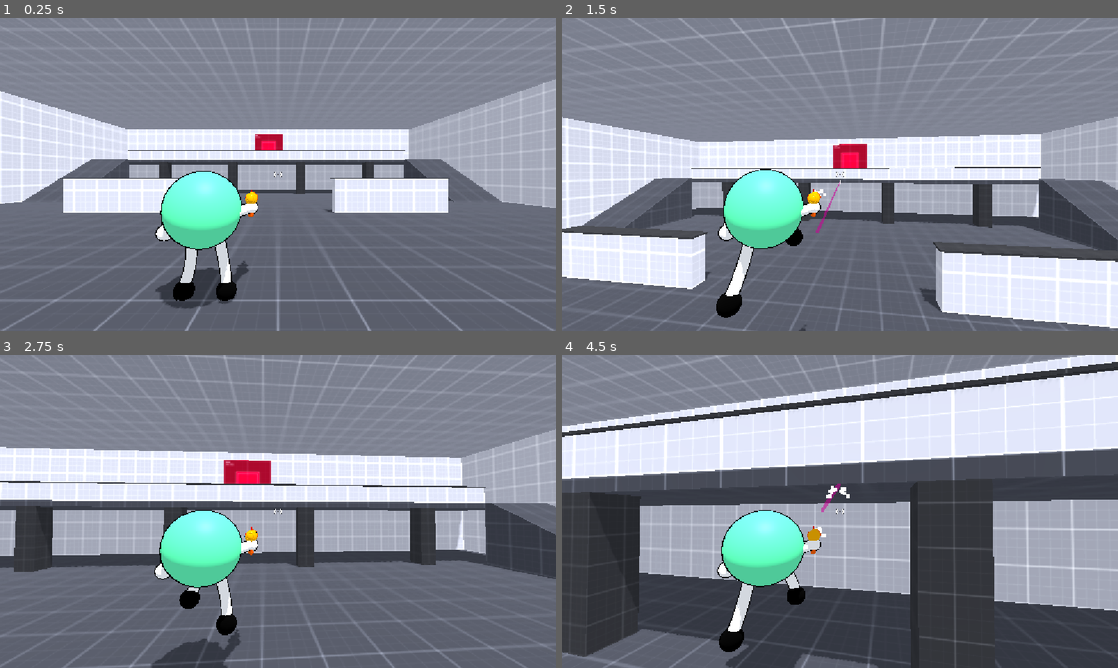
Above: before the commit, frames 1-4 (two rows, left to right).
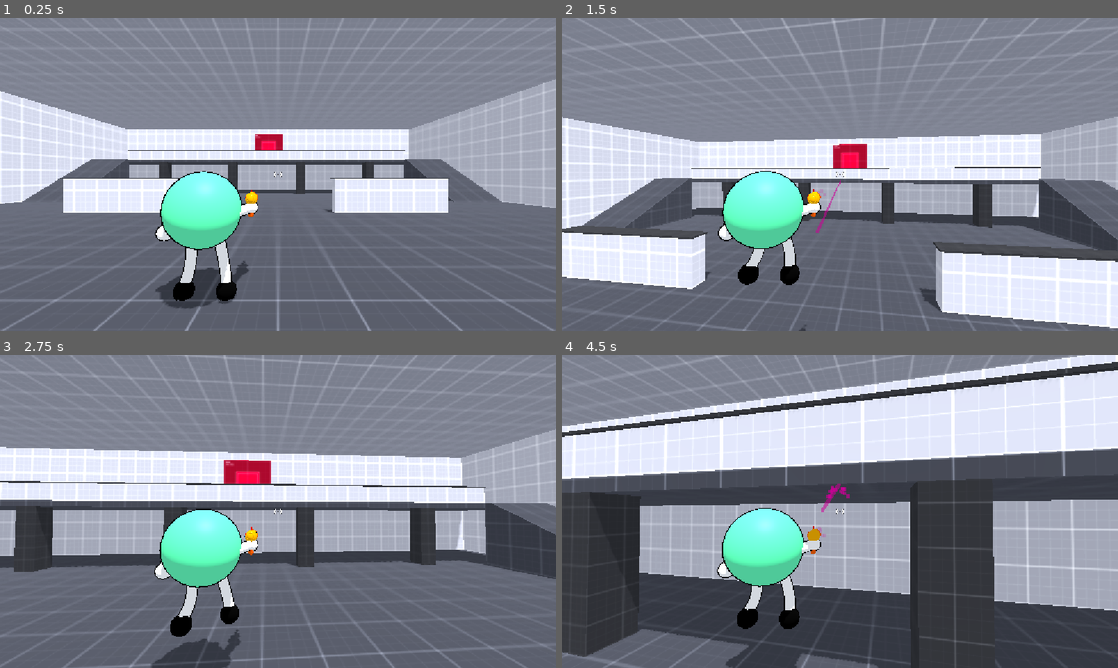
Above: after the commit, the same moments.

Repository: ar-bh/Swap-City
Game: Godot game, scene res://levels/superhot_arena.tscn
Same seed, same stepped clock (60 frames per second), same inputs: the game is played once before the commit and once after it.
Inputs (mouse positions are in pixels of both pictures, inside the frame that each line leads up to):
- Up to frame 1 (0.25 s): no input
- Up to frame 2 (1.5 s): tap Enter at 0.5 s; move the mouse to (867, 174) at 0.52 s; hold W (move_forward) from 0.53 s (still down); tap Space (jump) at 0.6, 0.77, 1.07 s; move the mouse to (812, 174) at 1.27 s; click (812, 174) at 1.35 s
- Up to frame 3 (2.75 s): keep holding W (move_forward); tap Space (jump) at 1.52, 1.55, 1.82, 2.3 s; move the mouse to (289, 505) at 2.02 s; tap Alt at 2.1 s
- Up to frame 4 (4.5 s): keep holding W (move_forward); move the mouse to (834, 517) at 2.77 s; tap Shift at 2.85 s; tap Space (jump) at 3.02, 3.05, 3.32, 3.6, 3.77, 4.07 s; move the mouse to (878, 514) at 3.52 s; move the mouse to (795, 508) at 4.27 s; click (795, 508) at 4.35 s

The runs differ from the first frame. In frame 1, less than 0.1% of the frame differs, in the area x 28-44%, y 48-92%; in frame 2, 1.5%; in frame 3, 0.9%; in frame 4, 1.6%, in the area x 28-52%, y 41-100%.

Commit message:
better legs jumping and fixed gun particle effects + import of enemy blob model

Diff:
--- a/player/legs.gd
+++ b/player/legs.gd
@@ -14,9 +14,8 @@
 @export_group("Air Pose")
 @export var foot_spring := 80.0
 @export var foot_damping := 6.0
-@export var air_kick := 6.0
-@export var air_tuck := 1.2
-@export var air_trail := 0.8
+@export var air_kick := 1.5
+@export var air_tuck := 0.35
 @export var land_time := 0.06
 
 var _body: CharacterBody3D
@@ -24,7 +23,6 @@
 var _right_tween: Tween
 var _step_left := true
 var _airborne := false
-var _left_leads := true
 var _left_foot_vel := Vector3.ZERO
 var _right_foot_vel := Vector3.ZERO
 var _thickness_applied := 999.0
@@ -82,8 +80,8 @@
 			_begin_flop()
 		left_foot_target.global_position += left_shift
 		right_foot_target.global_position += right_shift
-		_left_foot_vel = _flop_foot(left_foot_target, _air_goal(left_constant, _left_leads), _left_foot_vel, delta)
-		_right_foot_vel = _flop_foot(right_foot_target, _air_goal(right_constant, not _left_leads), _right_foot_vel, delta)
+		_left_foot_vel = _flop_foot(left_foot_target, _air_goal(left_constant), _left_foot_vel, delta)
+		_right_foot_vel = _flop_foot(right_foot_target, _air_goal(right_constant), _right_foot_vel, delta)
 		_airborne = true
 		return
 	if _airborne:
@@ -216,29 +214,13 @@
 		_left_tween.kill()
 	if _right_tween != null:
 		_right_tween.kill()
-	var ahead := (left_foot_target.global_position - right_foot_target.global_position).dot(_air_dir())
-	if absf(ahead) < 0.05:
-		_left_leads = _step_left
-	else:
-		_left_leads = ahead > 0.0
-	_left_foot_vel = Vector3.DOWN * air_kick
-	_right_foot_vel = Vector3.DOWN * air_kick
-
-func _air_dir() -> Vector3:
-	var dir := Vector3(_body.velocity.x, 0.0, _body.velocity.z)
-	if dir.length_squared() < 0.04:
-		dir = skeleton.global_basis.z
-		dir.y = 0.0
-	return dir.normalized()
-
-func _air_goal(constant: Marker3D, lead: bool) -> Vector3:
+	_left_foot_vel = Vector3.UP * air_kick
+	_right_foot_vel = Vector3.UP * air_kick
+
+func _air_goal(constant: Marker3D) -> Vector3:
 	var rise := clampf((_body.velocity.y + 5.0) / 15.0, 0.0, 1.0)
-	var up := lerpf(0.0, 0.1, rise)
-	var fwd := lerpf(-0.15, -air_trail, rise)
-	if lead:
-		up = lerpf(0.1, air_tuck, rise)
-		fwd = lerpf(0.2, 0.7, rise)
-	return constant.global_position + Vector3.UP * up + _air_dir() * fwd
+	var up := lerpf(0.05, air_tuck, rise)
+	return constant.global_position + Vector3.UP * up
 
 func _flop_foot(target: Marker3D, goal: Vector3, vel: Vector3, delta: float) -> Vector3:
 	vel += (goal - target.global_position) * foot_spring * delta
--- a/player/player.gd
+++ b/player/player.gd
@@ -15,12 +15,6 @@
 @export var bob_rate := 10.0
 
 @export_group("Jump Feel")
-@export var jump_stretch := 0.1
-@export var land_squash := 0.12
-@export var air_stretch := 0.004
-@export var squash_limit := 0.12
-@export var squash_spring := 220.0
-@export var squash_damping := 14.0
 @export var land_dip := 0.45
 @export var dip_spring := 160.0
 @export var dip_damping := 14.0
@@ -42,11 +36,8 @@
 var _coyote := 0.0
 var _buffer := 0.0
 var _was_on_floor := true
-var _squash := 0.0
-var _squash_vel := 0.0
 var _dip := 0.0
 var _dip_vel := 0.0
-var _mesh_rest := {}
 
 @onready var _model: Node3D = $Blob
 @onready var _arm_aim: Node3D = %ArmAim
@@ -63,9 +54,6 @@
 func _ready() -> void:
 	_model_rest_y = _model.position.y
 	_model.rotation.y = _face_yaw()
-	for child in _model.get_children():
-		if child is MeshInstance3D:
-			_mesh_rest[child] = child.transform
 	_spring_arm.add_excluded_object(get_rid())
 	Input.mouse_mode = Input.MOUSE_MODE_CAPTURED
 
@@ -97,8 +85,6 @@
 		velocity.y = jump
 		_buffer = 0.0
 		_coyote = 0.0
-		_squash = jump_stretch
-		_squash_vel = 0.0
 	elif not is_on_floor():
 		var g := gravity
 		if velocity.y < 0.0:
@@ -118,31 +104,16 @@
 
 	if is_on_floor() and not _was_on_floor:
 		var impact := clampf(fall_speed / 20.0, 0.35, 1.0)
-		_squash = -land_squash * impact
-		_squash_vel = 0.0
 		_dip = -land_dip * impact
 		_dip_vel = 0.0
 	_was_on_floor = is_on_floor()
 
 	_model.rotation.y = lerp_angle(_model.rotation.y, _face_yaw(), 1.0 - exp(-turn_follow * delta))
 	_arm_aim.rotation.x = -_camera_pitch.rotation.x
-	_squash_body(delta)
 	_bob_body(delta, flat)
 
 func _face_yaw() -> float:
 	return _camera_yaw.rotation.y + PI
-
-func _squash_body(delta: float) -> void:
-	var target := 0.0
-	if not is_on_floor():
-		target = clampf(velocity.y * air_stretch, -squash_limit, squash_limit)
-	_squash_vel += (squash_spring * (target - _squash) - squash_damping * _squash_vel) * delta
-	_squash += _squash_vel * delta
-	var sy := clampf(1.0 + _squash, 1.0 - squash_limit, 1.0 + squash_limit)
-	var sx := 1.0 / sqrt(sy)
-	var squash := Transform3D(Basis.from_scale(Vector3(sx, sy, sx)), Vector3(0.0, sy - 1.0, 0.0))
-	for mesh in _mesh_rest:
-		mesh.transform = squash * _mesh_rest[mesh]
 
 func _bob_body(delta: float, move: Vector3) -> void:
 	var moving := is_on_floor() and move.length_squared() > 0.25
@@ -195,6 +166,18 @@
 	node.look_at(node.global_position + direction, up)
 
 func _play_burst(particles: GPUParticles3D) -> void:
+	var material := particles.process_material as ParticleProcessMaterial
+	material.color = Color(1, 1, 1, 1)
+	var ramp := material.color_ramp as GradientTexture1D
+	var faded := bullet_color
+	faded.a = 0.0
+	var gradient := ramp.gradient
+	gradient.colors = PackedColorArray([bullet_color, faded])
+	ramp.gradient = gradient
+	var surface := (particles.draw_pass_1 as QuadMesh).material as StandardMaterial3D
+	surface.emission_enabled = true
+	surface.emission = Color(bullet_color.r, bullet_color.g, bullet_color.b, 1.0)
+	surface.emission_energy_multiplier = 2.0
 	particles.emitting = false
 	particles.restart()
 	particles.emitting = true
--- a/player/player.tscn
+++ b/player/player.tscn
@@ -52,7 +52,7 @@
 point_count = 12
 
 [sub_resource type="Gradient" id="Gradient_muzzle"]
-colors = PackedColorArray(1, 0.8901961, 0.5411765, 1, 1, 0.8901961, 0.5411765, 0)
+colors = PackedColorArray(1, 1, 1, 1, 1, 1, 1, 0)
 
 [sub_resource type="GradientTexture1D" id="GradientTexture1D_muzzle"]
 gradient = SubResource("Gradient_muzzle")
@@ -68,12 +68,14 @@
 damping_min = 6.0000005
 damping_max = 8.0
 scale_min = 0.4
-color = Color(1, 0.8901961, 0.5411765, 1)
+color = Color(1, 1, 1, 1)
 color_ramp = SubResource("GradientTexture1D_muzzle")
 
 [sub_resource type="StandardMaterial3D" id="StandardMaterial3D_spark"]
 transparency = 1
 shading_mode = 0
+vertex_color_use_as_albedo = true
+albedo_color = Color(1, 1, 1, 1)
 billboard_mode = 3
 particles_anim_h_frames = 1
 particles_anim_v_frames = 1
Not shown, added: assets/enemy.blend.import
Binary file added: assets/enemyblob.glb
Not shown, added: assets/enemyblob.glb.import
Not shown, added: assets/enemy.blend
Not shown, added: assets/enemy.blend1
